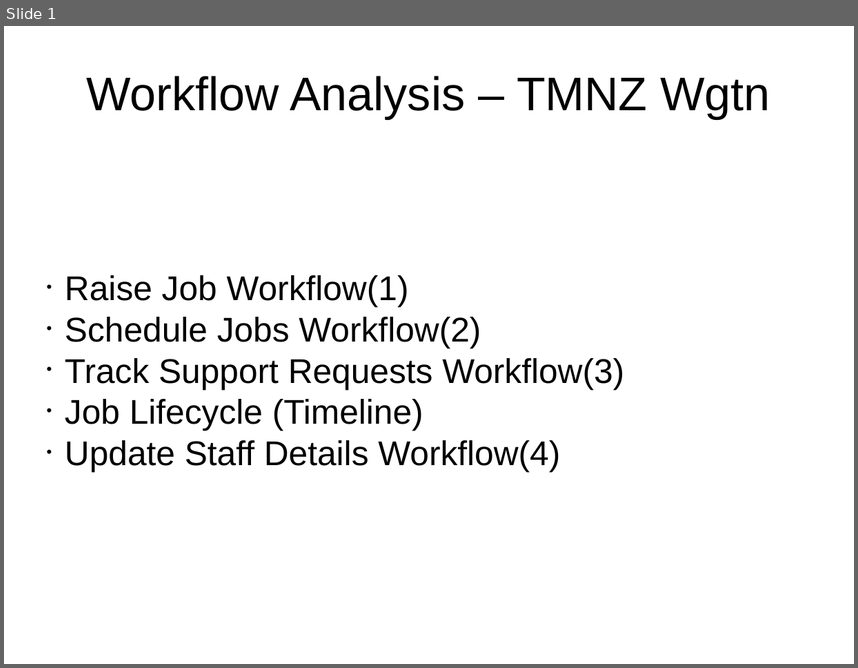
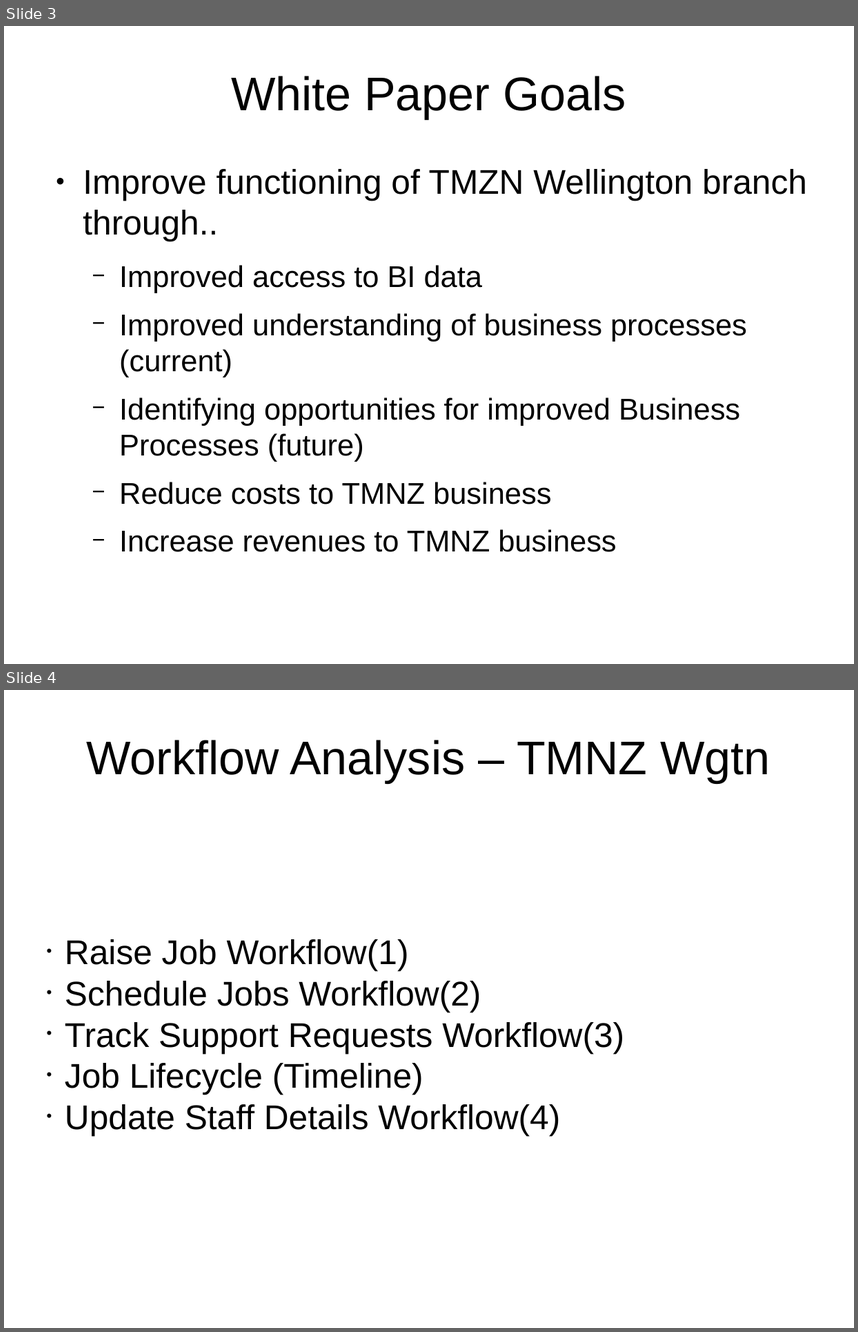
Before and after one commit to monkeysh1ne/TMNZ_Stuff, a slide deck: Workflows BP Models.odp. Shown one above the other, each under a label of ours: slide 1 before the commit, slides 3 and 4 after it. The pictures are 858x668 and 858x1332 pixels, drawn with LibreOffice and Linux fonts; fonts in the diff are those of the drawing. Boxes give left, top, right and bottom in pixels: in the first picture for what was removed or moved away, otherwise in the second. Text is boxed around its words. In the diff, an @@ line names an element or a change of style, - is before the commit and + after.

Commit message:
Added 'ROI, Title Page, TOC & Introduction' in 'Workflows BP Models' presentation.

```diff
--- a/Workflows BP Models.odp
+++ b/Workflows BP Models.odp
@@ slide 3 added at (x1=4, y1=26, x2=854, y2=664), background #FFFFFF @@
@@ title added at (x1=231, y1=76, x2=626, y2=118), 44 pt, text #000000 @@
+White Paper Goals
@@ text added at (x1=83, y1=169, x2=807, y2=552), 28 pt, text #000000 @@
+● Improve functioning of TMZN Wellington branch through..
+  − Improved access to BI data
+  − Improved understanding of business processes (current)
+  − Identifying opportunities for improved Business Processes (future)
+  − Reduce costs to TMNZ business
+  − Increase revenues to TMNZ business
@@ what was slide 1 is now slide 4 @@
```
Also in this commit, not shown: 2 slides changed, 8 other slides added, 1 other file.
